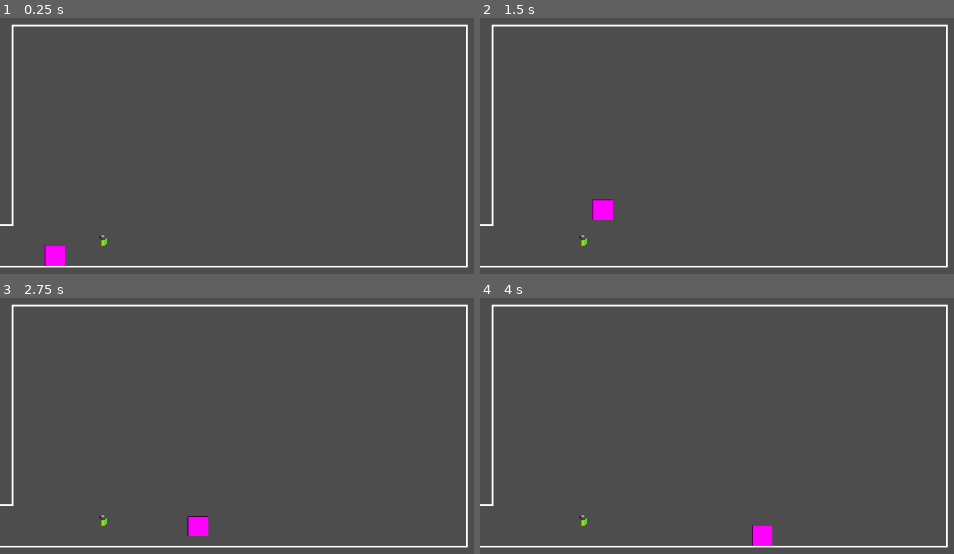
Above: before the commit, frames 1-4 (two rows, left to right).
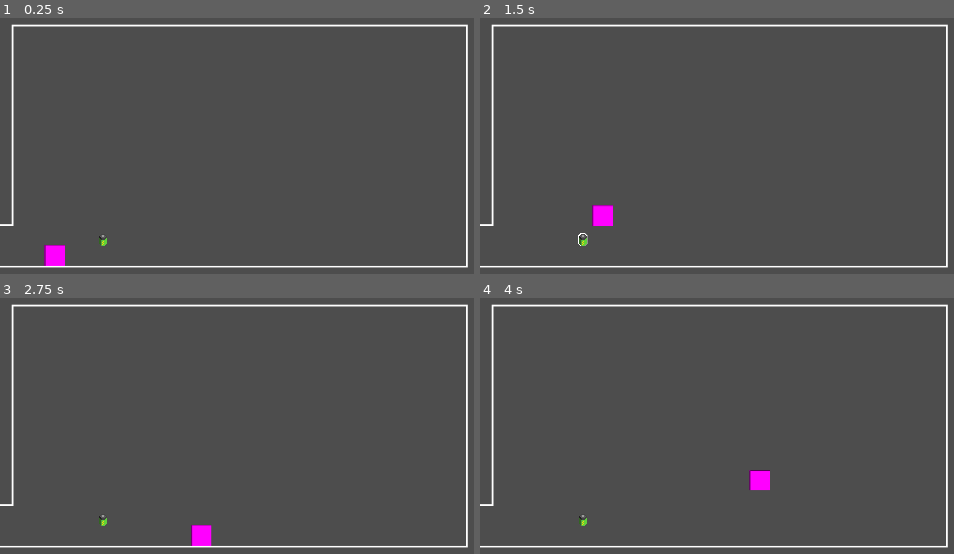
Above: after the commit, the same moments.

Repository: ashtherz/roots
Game: Godot game, scene res://scenes/platformer.tscn
Same seed, same stepped clock (60 frames per second), same inputs: the game is played once before the commit and once after it. This scene is started directly instead of the project's main scene.
Inputs:
- Up to frame 1 (0.25 s): no input
- Up to frame 2 (1.5 s): tap Enter at 0.5 s; hold Up (PlatformerJump) 0.53-1.28 s; hold Right (ui_right) from 0.53 s (still down); tap Up (PlatformerJump) at 1.35 s
- Up to frame 3 (2.75 s): tap Up (PlatformerJump) at 1.52, 1.82 s; release Right (ui_right) at 2.03 s; hold Left (ui_left) from 2.03 s (still down); hold Up (PlatformerJump) from 2.03 s (still down)
- Up to frame 4 (4 s): release Left (ui_left) at 2.78 s; release Up (PlatformerJump) at 2.78 s; hold Right (ui_right) from 2.78 s (still down); tap Up (PlatformerJump) at 2.85, 3.02, 3.32 s; hold Up (PlatformerJump) from 3.53 s (still down)

The runs differ from the first frame. In frame 2, 0.3% of the frame differs, in the area x 20-29%, y 70-90%; in frame 3, 0.4%; in frame 4, 0.7%, in the area x 56-62%, y 67-97%.

Commit message:
tweak gravity

Diff:
--- a/game/scripts/platformer/player.gd
+++ b/game/scripts/platformer/player.gd
@@ -4,6 +4,8 @@
 const MAX_SPEED = 600.0
 const JUMP_SPEED = -450.0
 
+const GRAVITY : float = 2
+const FLOATINESS : float = 0.4
 const NOT_ON_FLOOR_PENALTY : float = 0.25
 const BASE_ACCEL : float = 400
 const START_ACCEL_FACTOR : float = 4
@@ -48,8 +50,8 @@
 		velocity.y += JUMP_SPEED * jump_delta / JUMP_PERIOD
 	else:
 		# Fall due to gravity
-		var grav_factor : float = 0.8 if Input.is_action_pressed("PlatformerJump") else 1.0
-		velocity += get_gravity() * delta * grav_factor
+		var grav_factor : float = FLOATINESS if Input.is_action_pressed("PlatformerJump") else 1.0
+		velocity += get_gravity() * GRAVITY * delta * grav_factor
 
 
 	jump_time += delta
